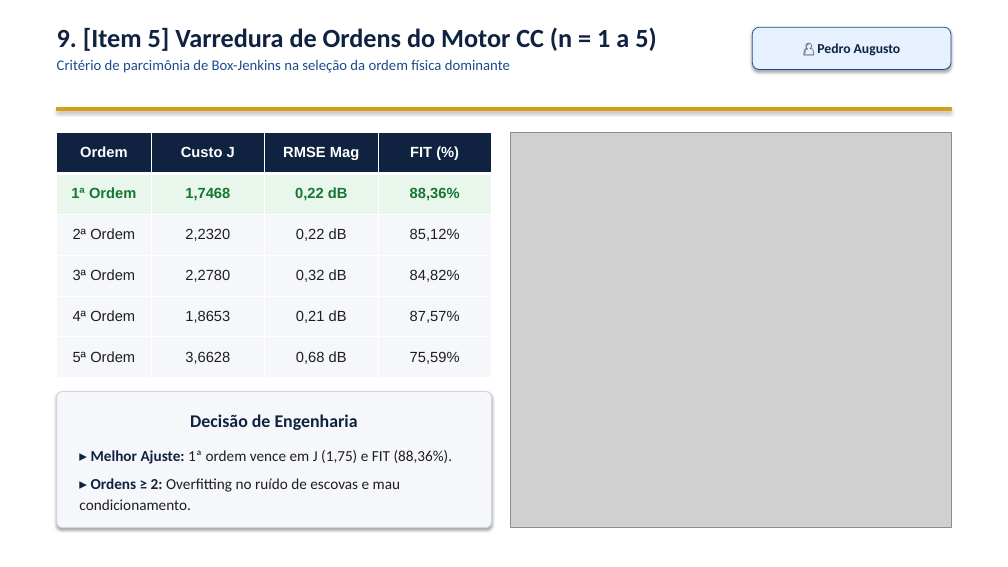
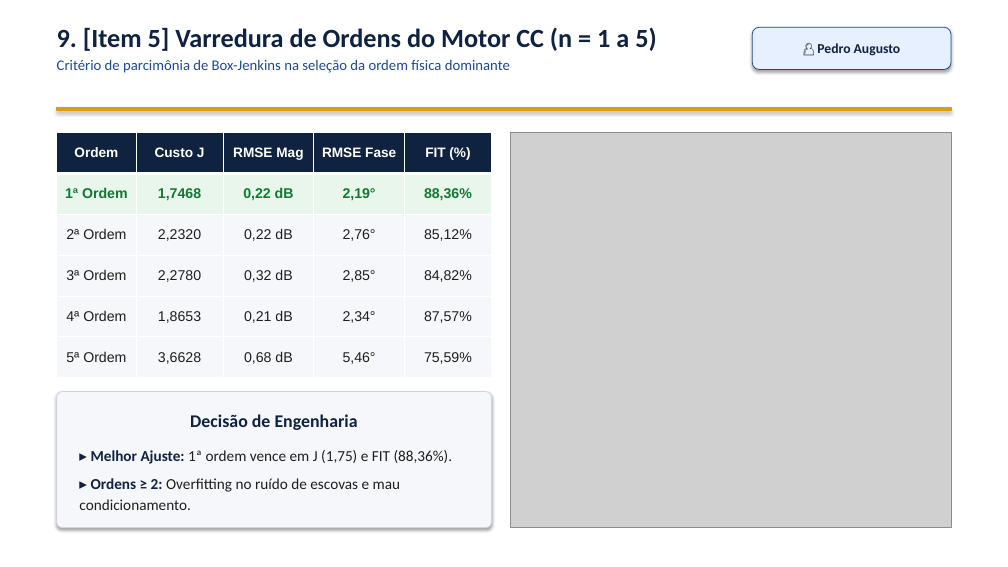
Before and after one commit to VPariz/masd-identificacao-n2cacgo, a slide deck: slide 10 of apresentacao/apresentacao_MASD_N2CACGO_IME.pptx. Drawn at 1008x567 pixels with LibreOffice and Linux fonts; fonts in the diff are those of the drawing; grey boxes stand for pictures. Boxes give left, top, right and bottom in pixels: in the first picture for what was removed or moved away, otherwise in the second. Text is boxed around its words. In the diff, an @@ line names an element or a change of style, - is before the commit and + after.

Commit message:
Update online slides: clarify Slides 4/6/7/8 + add RMSE Fase column on Slide 10

```diff
--- a/apresentacao/apresentacao_MASD_N2CACGO_IME.pptx
+++ b/apresentacao/apresentacao_MASD_N2CACGO_IME.pptx
@@ table at (57,132,492,380) @@
+column 4: RMSE Fase | 2,19° | 2,76° | 2,85° | 2,34° | 5,46°
```
Also in this commit, not shown: 4 other slides changed, 1 other file.
